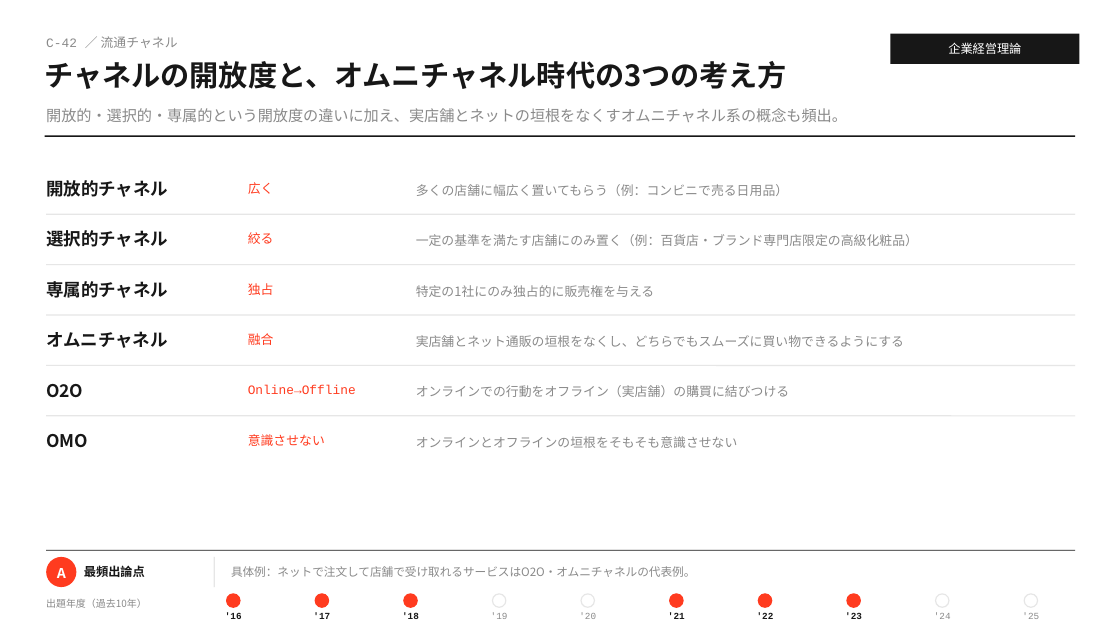
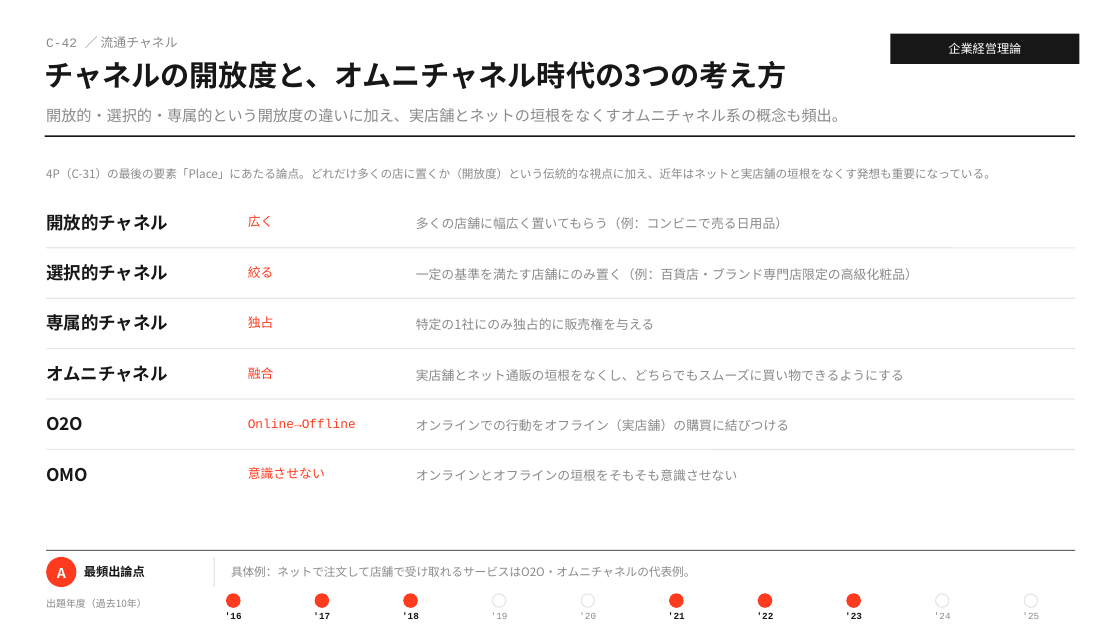
Before and after one commit to MasatoshiSano/SMEC, a slide deck: slide 81 of slides/1st_stage/C_business_administration.pptx. Drawn at 1120x630 pixels with LibreOffice and Linux fonts; fonts in the diff are those of the drawing. Boxes give left, top, right and bottom in pixels: in the first picture for what was removed or moved away, otherwise in the second. Text is boxed around its words. In the diff, an @@ line names an element or a change of style, - is before the commit and + after.

```diff
--- a/slides/1st_stage/C_business_administration.pptx
+++ b/slides/1st_stage/C_business_administration.pptx
@@ text added at (46,168,996,179), 10 pt, text #8A8A8A @@
+4P（C-31）の最後の要素「Place」にあたる論点。どれだけ多くの店に置くか（開放度）という伝統的な視点に加え、近年はネットと実店舗の垣根をなくす発想も重要になっている。
@@ 4 lines: place and size @@
-4 lines at (46,265,1075,416)
+4 lines at (46,248,1075,399)
@@ line moved from (46, 214) - (1075, 214) to (46, 450) - (1075, 450) @@
@@ 18 texts: place and size @@
-18 texts at (46,180,918,448)
+18 texts at (46,214,918,482)
```
Also in this commit, not shown: 7 other slides changed, 2 other files.
